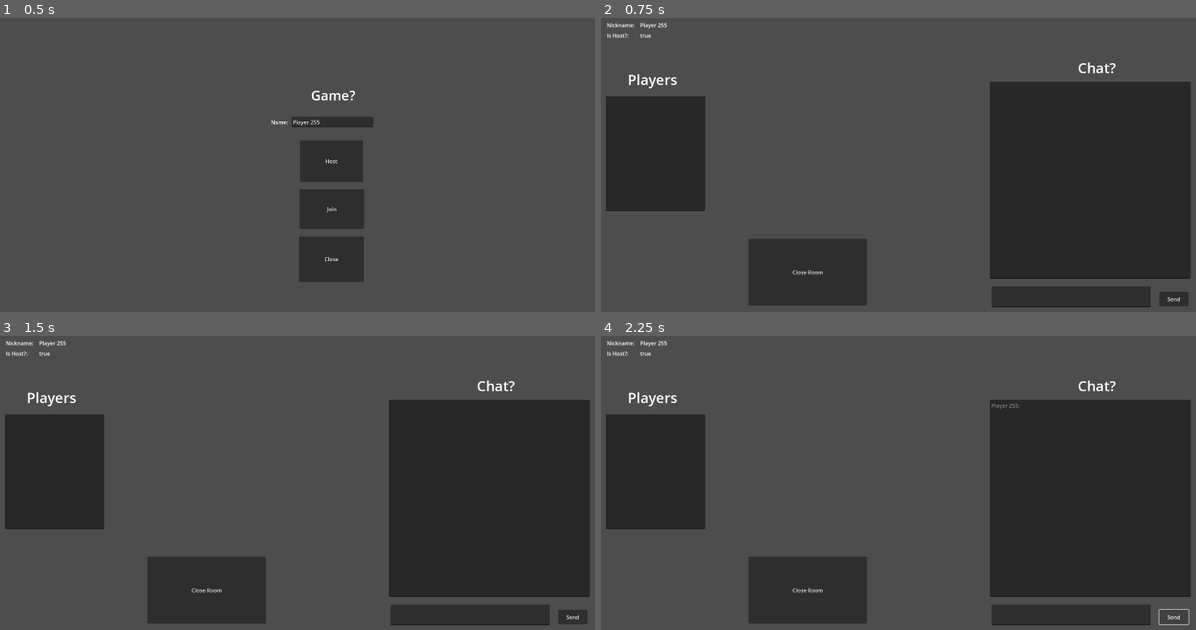
Above: before the commit, frames 1-4 (two rows, left to right).
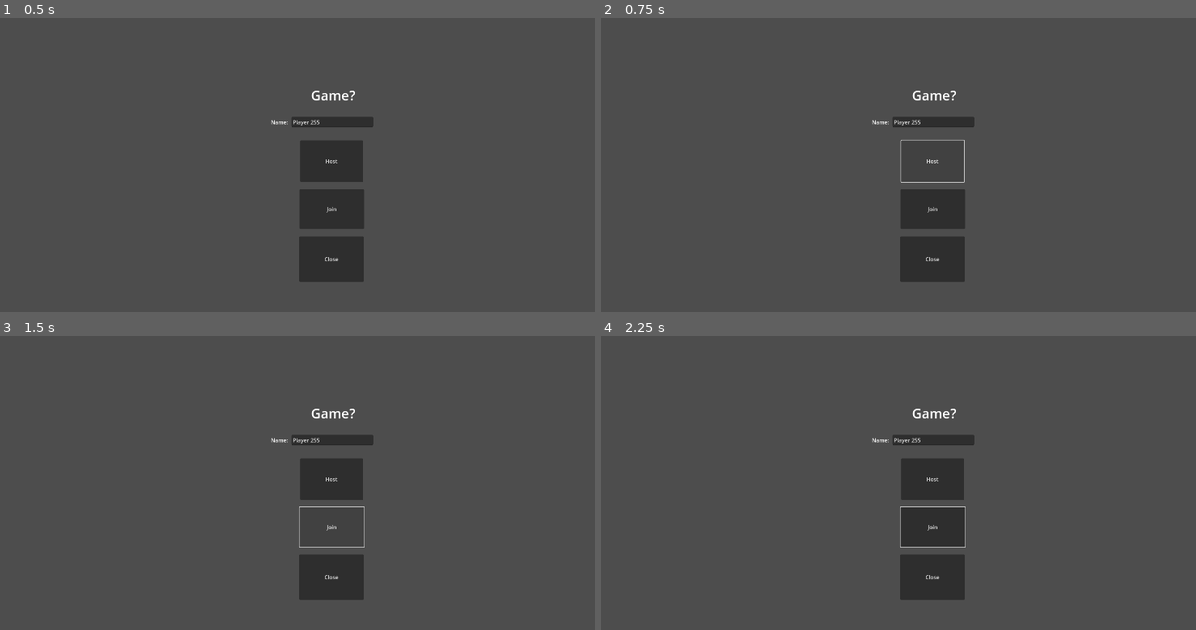
Above: after the commit, the same moments.

Repository: pvmathew/denliner
Game: Godot game, scene res://Scenes/MainMenu/main_menu.tscn
Same seed, same stepped clock (60 frames per second), same inputs: the game is played once before the commit and once after it.
Inputs (mouse positions are in pixels of both pictures, inside the frame that each line leads up to):
- Up to frame 1 (0.5 s): no input
- Up to frame 2 (0.75 s): click "Host" at 0.5 s
- Up to frame 3 (1.5 s): click (333, 527) at 1.25 s, where only the run after the commit has a clickable "Join"
- Up to frame 4 (2.25 s): click (1172, 618) at 2 s, where only the run before the commit has a clickable "Send"

Frame 1 is identical in both runs. In frame 2, 40% of the frame differs, in the area x 0-100%, y 1-99%; in frame 3, 40%; in frame 4, 41%.

Commit message:
Fix multiplayer session by using the Session node's default multiplayer object

Diff:
--- a/Global/session_data.gd
+++ b/Global/session_data.gd
@@ -1,4 +1,6 @@
 extends Node
+
+const LOBBY_SCENE_PATH = "res://Scenes/Lobby/lobby.tscn"
 
 signal player_connected(player_data)
 signal player_disconnected(peer_id)
@@ -28,11 +30,12 @@
 
 	print("Server started successfully on port 1337")
 
-	get_tree().set_multiplayer(SceneMultiplayer.new(),self.get_path())
 	multiplayer.multiplayer_peer = peer
 
 	players[1] = PlayerData.nickname
 	player_connected.emit(1, PlayerData.nickname)
+
+	get_tree().change_scene_to_file(LOBBY_SCENE_PATH)
 
 func join_session():
 	PlayerData.is_host = false
@@ -46,11 +49,13 @@
 
 	print("Client connected successfully to 127.0.0.1:1337")
 
-	get_tree().set_multiplayer(SceneMultiplayer.new(),self.get_path())
 	multiplayer.multiplayer_peer = peer
+
+	get_tree().change_scene_to_file(LOBBY_SCENE_PATH)
 
 @rpc("any_peer", "reliable")
 func _register_player(new_player_data):
+	print(new_player_data)
 	var new_player_id = multiplayer.get_remote_sender_id()
 	players[new_player_id] = new_player_data
 	player_connected.emit(new_player_id, new_player_data)
--- a/Scenes/MainMenu/main_menu.gd
+++ b/Scenes/MainMenu/main_menu.gd
@@ -1,6 +1,5 @@
 extends Node2D
 
-const LOBBY_SCENE_PATH = "res://Scenes/Lobby/lobby.tscn"
 const JOIN_SCENE_PATH = "res://Scenes/Join/Join.tcsn"
 
 var nickname_manager = preload("res://Scenes/MainMenu/nickname_manager.gd").new()
@@ -16,7 +15,6 @@
 
 func _on_host_pressed():
 	SessionData.start_session()
-	get_tree().change_scene_to_file(LOBBY_SCENE_PATH)
 
 
 func _on_nickname_input_text_changed(new_nickname):
@@ -25,4 +23,3 @@
 
 func _on_join_pressed():
 	SessionData.join_session()
-	get_tree().change_scene_to_file(LOBBY_SCENE_PATH)
